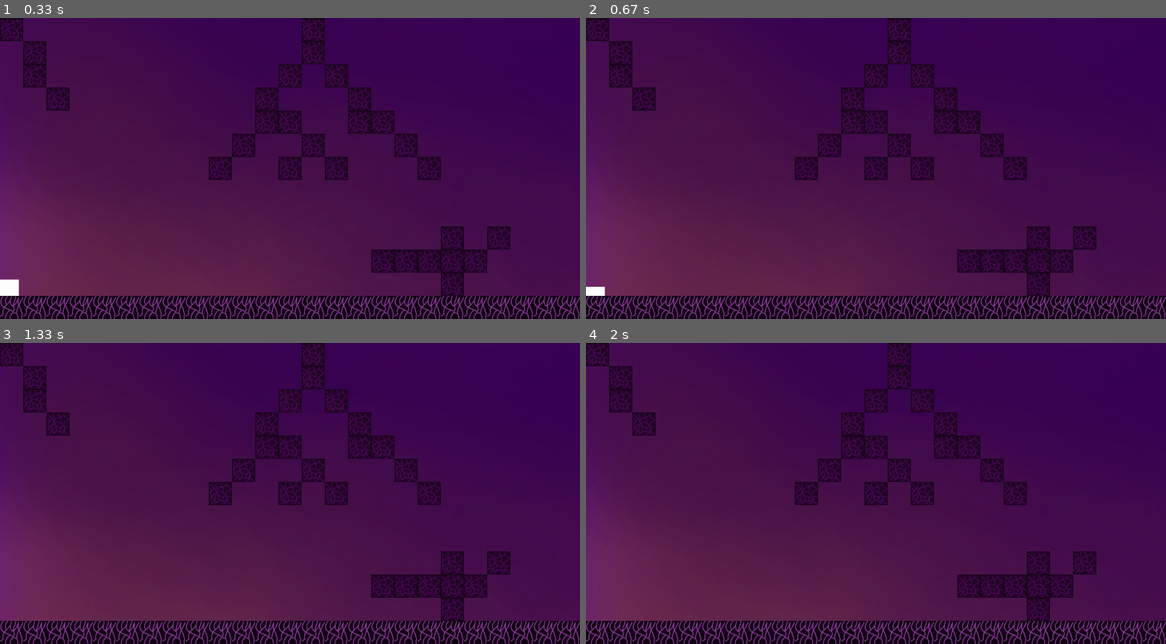
Above: before the commit, frames 1-4 (two rows, left to right).
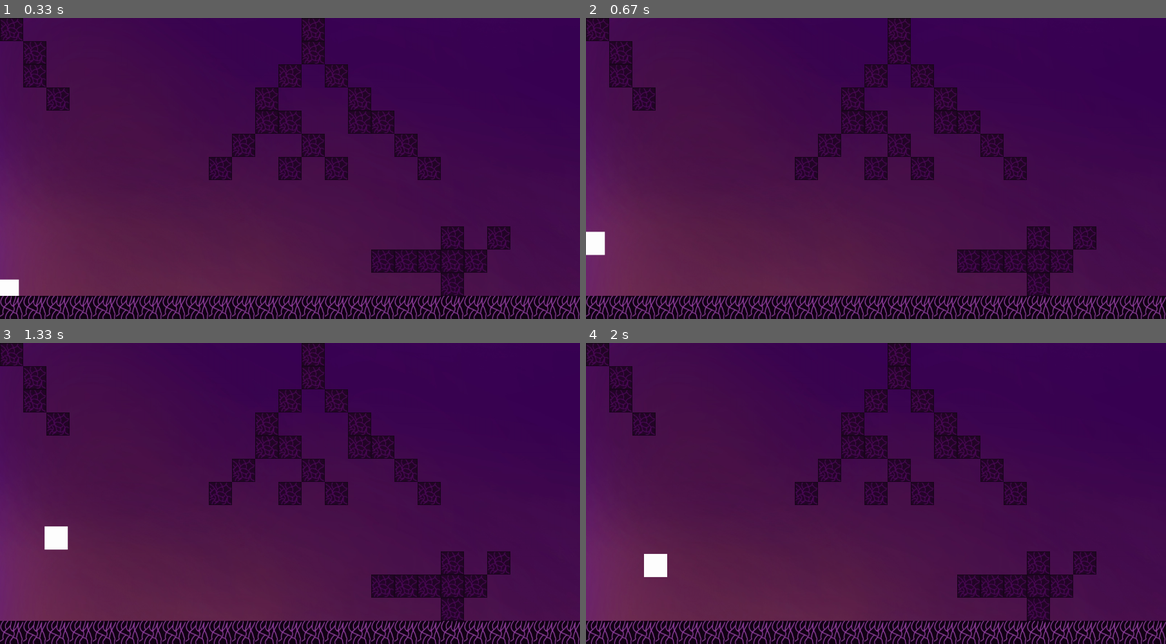
Above: after the commit, the same moments.

Repository: gurevnind/MorningRayNew
Game: pygame game, started from pygame_template.py
Same seed, same stepped clock (60 frames per second), same inputs: the game is played once before the commit and once after it.
Inputs:
- Up to frame 1 (0.33 s): no input
- Up to frame 2 (0.67 s): tap Space at 0.33 s
- Up to frame 3 (1.33 s): hold Right 0.67-1.13 s; tap Space at 0.73, 1.03, 1.23 s; hold Right from 1.17 s (still down)
- Up to frame 4 (2 s): tap Space at 1.53, 1.73 s; release Right at 1.63 s; hold Left from 1.67 s (still down)

Frame 1 is identical in both runs. In frame 2, 0.4% of the frame differs, in the area x 0-4%, y 70-93%; in frame 3, 0.3%; in frame 4, 0.3%.

Commit message:
Initial Commit

Diff:
--- a/sprite.py
+++ b/sprite.py
@@ -41,7 +41,6 @@
 
         if hits:
             self.rect.move_ip(-self.vel)
-            self.vel.y = 0
 
         return hits
 
@@ -52,14 +51,13 @@
             self.rect.move(-self.vel)
             self.pos = self.rect.midbottom
             self.vel.y = 0
+            self.jumps = 0
 
     def jump(self):
+        print(self.jumps)
         if self.jumps < 2:
             self.vel.y = -12
             self.jumps += 1
-
-        if self.check_collision():
-            self.jumps = 0
 
     def move(self):
         self.acc = vec(0, 0.5)
